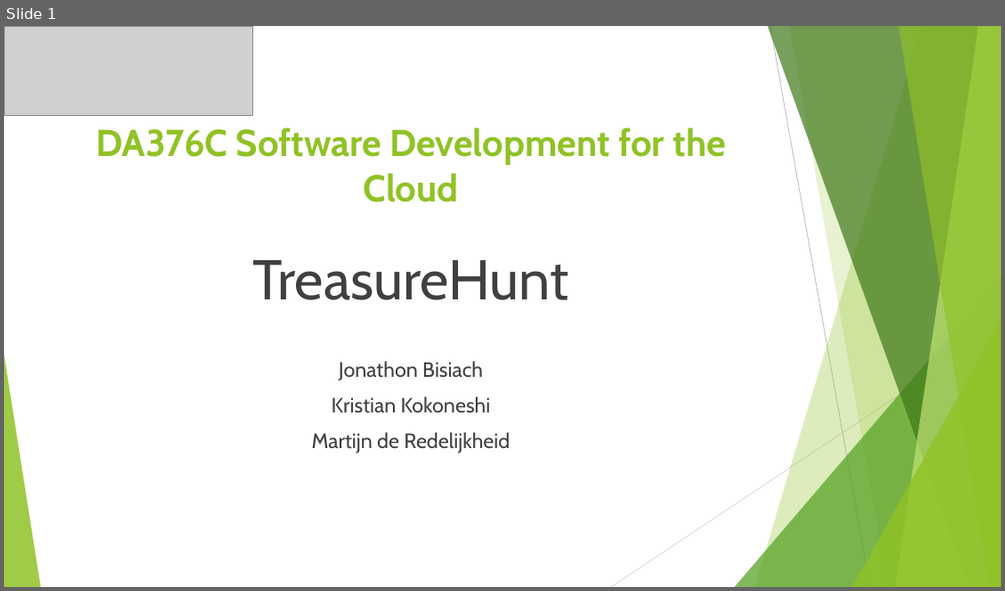
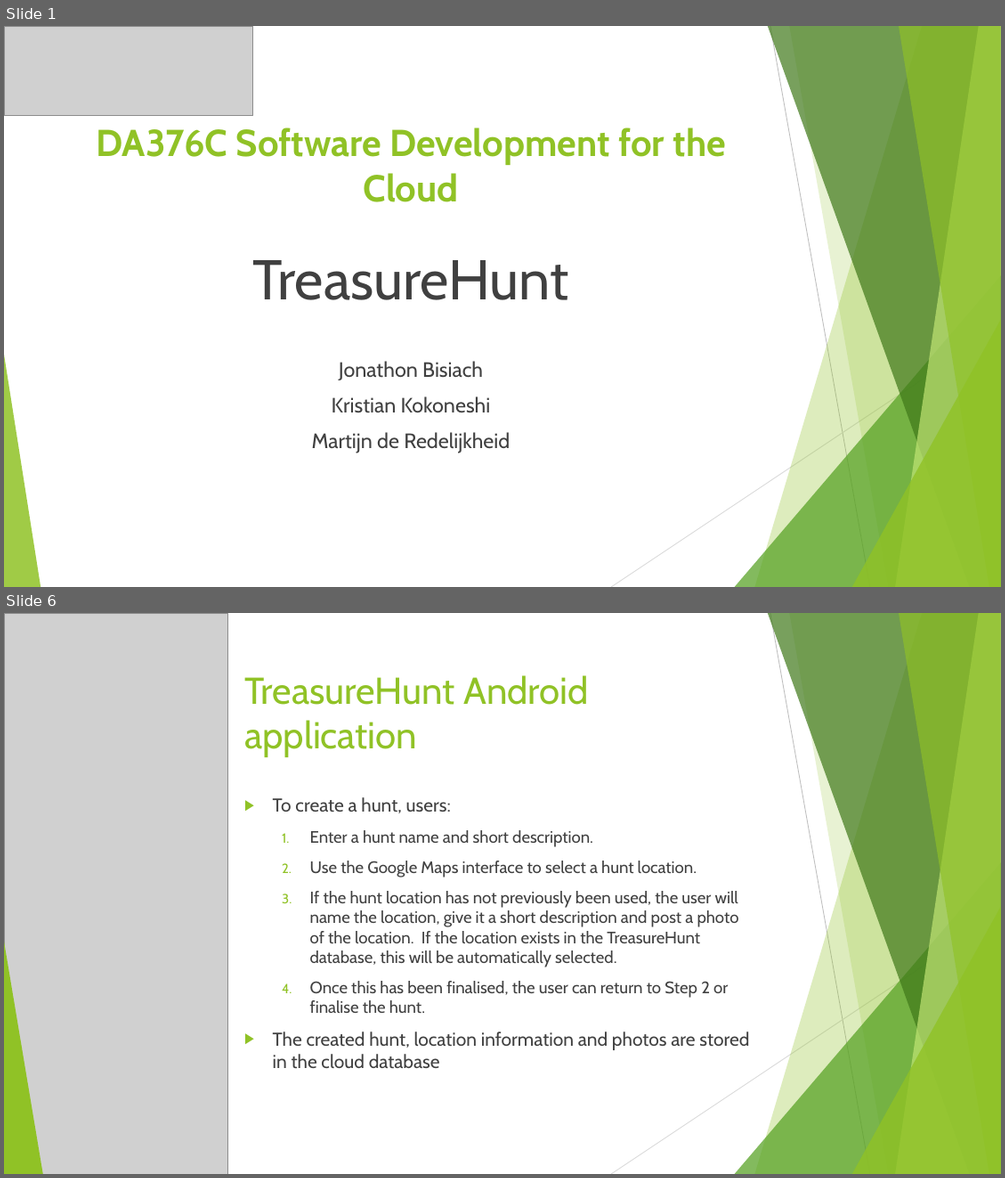
Before and after one commit to Martijn152/Cloud-Project-2020, a slide deck: Project report and presentation/TreasureHunt_Presentation.pptx. Shown one above the other, each under a label of ours: slide 1 before the commit, slides 1 and 6 after it; the slides between them are not shown. The pictures are 1005x591 and 1005x1178 pixels, drawn with LibreOffice and Linux fonts; fonts in the diff are those of the drawing; grey boxes stand for pictures. Boxes give left, top, right and bottom in pixels: in the first picture for what was removed or moved away, otherwise in the second. Text is boxed around its words. In the diff, an @@ line names an element or a change of style, - is before the commit and + after.

```diff
--- a/Project report and presentation/TreasureHunt_Presentation.pptx
+++ b/Project report and presentation/TreasureHunt_Presentation.pptx
@@ slide 6 added at (4, 613, 1001, 1174), background #FFFFFF; not listed: 10 template elements that a slide beside it also shows @@
@@ picture added at (4, 613, 227, 1174) @@
@@ title added at (244, 675, 589, 757), 36 pt, text #90C226 @@
+TreasureHunt Android application
@@ text added at (273, 797, 749, 1068), 16 pt, text #404040 @@
+▶ To create a hunt, users:
+  1. Enter a hunt name and short description.
+  2. Use the Google Maps interface to select a hunt location.
+  3. If the hunt location has not previously been used, the user will name the location, give it a short description and post a photo of the location. If the location exists in the TreasureHunt database, this will be automatically selected.
+  4. Once this has been finalised, the user can return to Step 2 or finalise the hunt.
+▶ The created hunt, location information and photos are stored in the cloud database
@@ triangle added at (4, 941, 43, 1174), fill #90C226 @@
```
Also in this commit, not shown: 15 other slides added, 1 slide removed, 31 other files.
